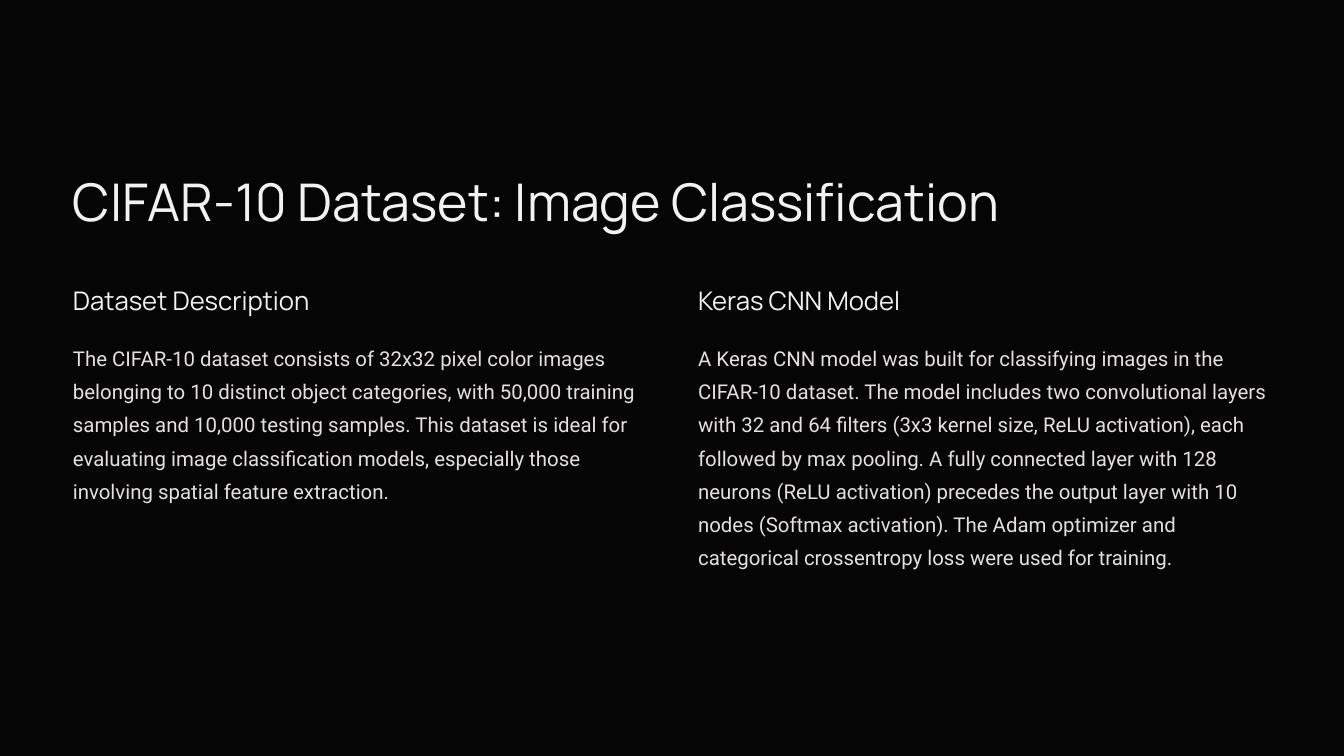
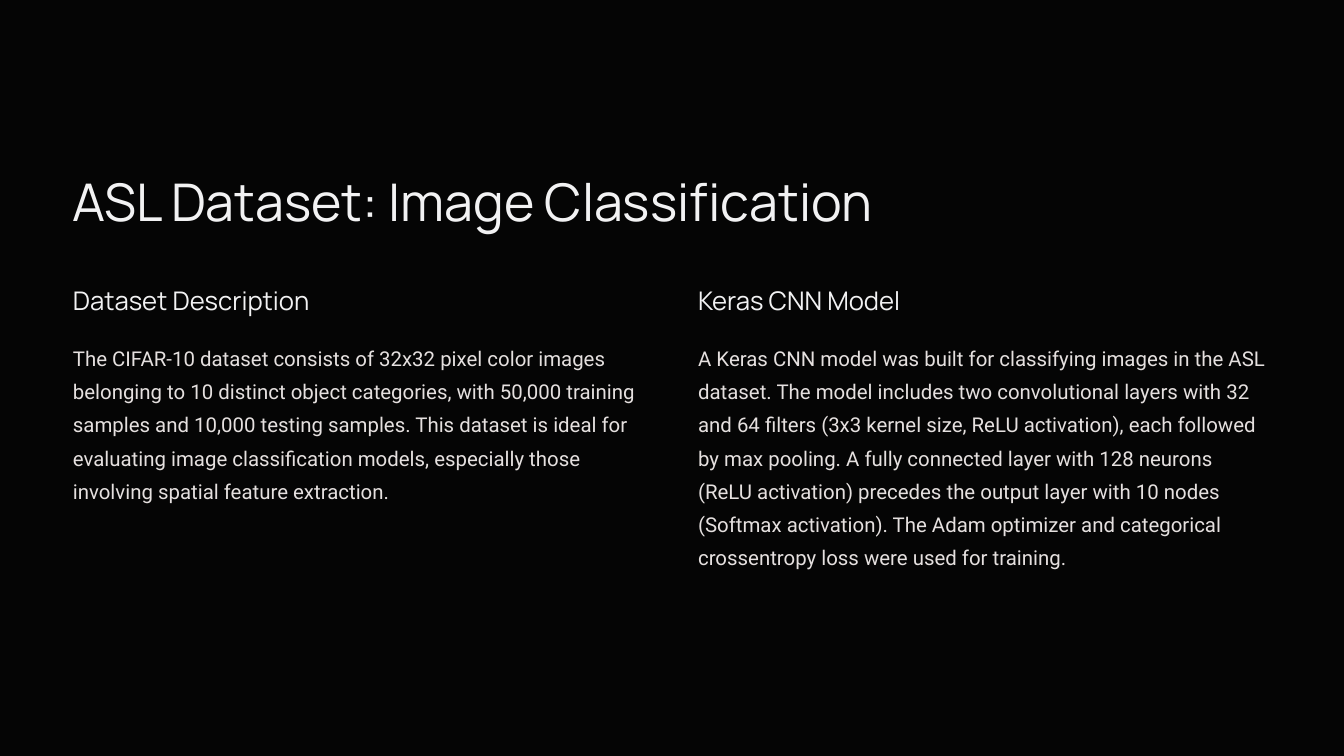
Before and after one commit to SYED-ALI-5/ANN-CNN-Project, a slide deck: slide 4 of ANN-CNN Project.pptx. Drawn at 1344x756 pixels with LibreOffice and Linux fonts; fonts in the diff are those of the drawing; background and template pictures are left out. Boxes give left, top, right and bottom in pixels: in the first picture for what was removed or moved away, otherwise in the second. Text is boxed around its words. In the diff, an @@ line names an element or a change of style, - is before the commit and + after.

```diff
--- a/ANN-CNN Project.pptx
+++ b/ANN-CNN Project.pptx
@@ text at [73,183,873,235]: text changed @@
-CIFAR-10 Dataset: Image Classification
+ASL Dataset: Image Classification
@@ text at [698,350,1264,570]: text changed @@
-A Keras CNN model was built for classifying images in the CIFAR-10 dataset. The model includes two convolutional layers with 32 and 64 filters (3x3 kernel size, ReLU activation), each followed by max pooling. A fully connected layer with 128 neurons (ReLU activation) precedes the output layer with 10 nodes (Softmax activation). The Adam optimizer and categorical crossentropy loss were used for training.
+A Keras CNN model was built for classifying images in the ASL dataset. The model includes two convolutional layers with 32 and 64 filters (3x3 kernel size, ReLU activation), each followed by max pooling. A fully connected layer with 128 neurons (ReLU activation) precedes the output layer with 10 nodes (Softmax activation). The Adam optimizer and categorical crossentropy loss were used for training.
```
Also in this commit, not shown: 7 other slides changed, 1 slide added, 1 other file.
